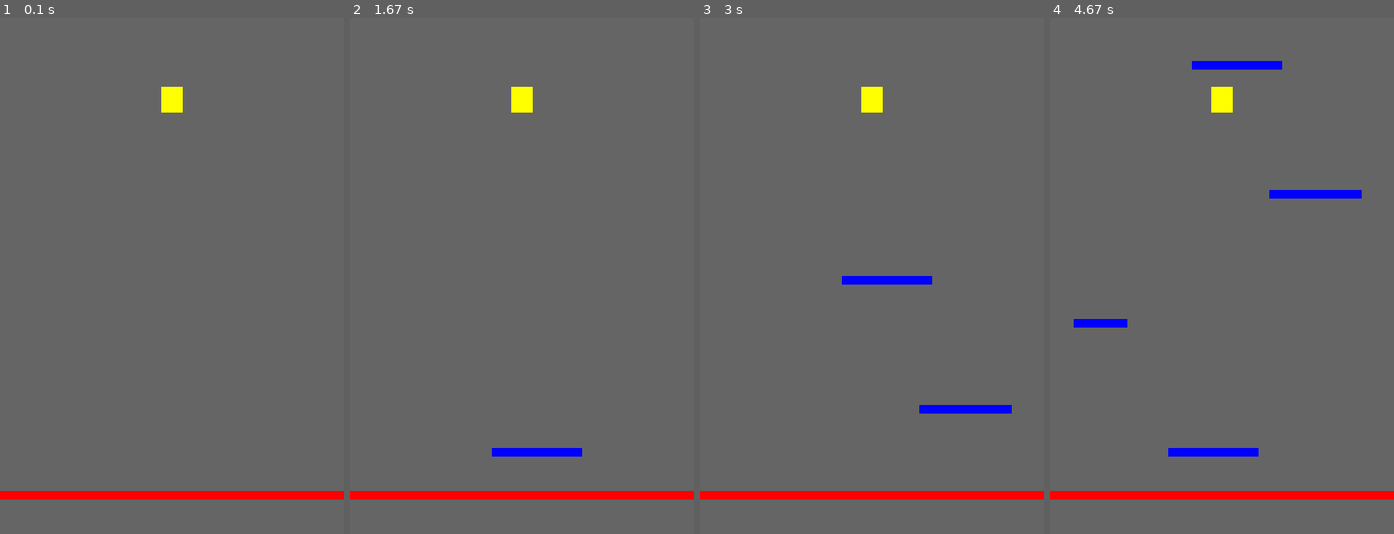
Above: before the commit, frames 1-4 (left to right).
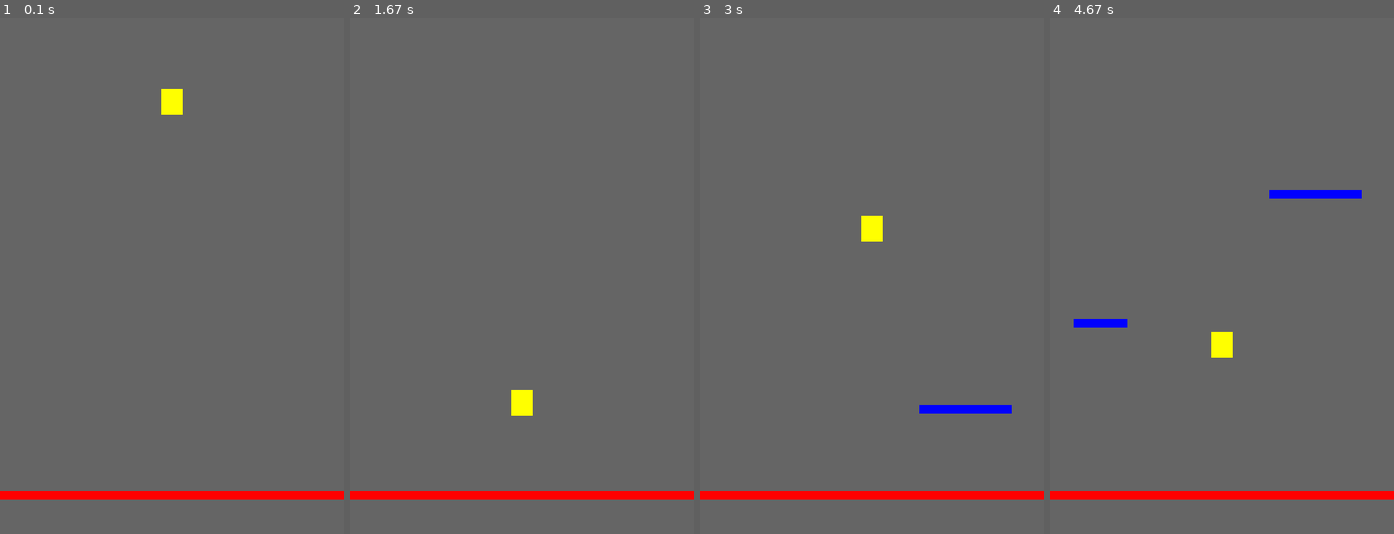
Above: after the commit, the same moments.

Repository: alexandreszybiak/pygame-house
Game: pygame game, started from main.py
Same seed, same stepped clock (60 frames per second), same inputs: the game is played once before the commit and once after it.
Inputs:
- Up to frame 1 (0.1 s): no input
- Up to frame 2 (1.67 s): no input
- Up to frame 3 (3 s): no input
- Up to frame 4 (4.67 s): no input

The runs differ from the first frame. In frame 1, less than 0.1% of the frame differs, in the area x 46-54%, y 13-19%; in frame 2, 1.1%; in frame 3, 1.1%; in frame 4, 1.5%, in the area x 34-68%, y 8-85%.

Commit message:
Added basic bounce

Diff:
--- a/main.py
+++ b/main.py
@@ -29,16 +29,15 @@
 
 class Player:
     def __init__(self):
-        self._x = viewport.get_width()/2-5
-        self._y = 32
         self._width = 10
         self._height = 12
         self._velocity_y = 0
         self._y_remainder = 0
+        self.rect = pygame.Rect(viewport.get_width()/2-5, 32, 10, 12)
     def update(self):
-        #self._velocity_y += 0.09
+        self._velocity_y += 0.04
         #self._velocity_y
-        self._y += self._velocity_y
+        #self._y += self._velocity_y
         self.move_y(self._velocity_y)
     def move_y(self, amount):
         self._y_remainder += amount
@@ -47,10 +46,17 @@
             return
         self._y_remainder -= _move
         _sign = copysign(1, _move)
-        while _move > 0:
-            self._y += _sign
+        while _move != 0:
+            p = self.rect.move(0,_sign).collidelist(platforms)
+            if p == -1:
+                self.rect.move_ip(0, _sign)
+                _move -= _sign
+            else:
+                self._velocity_y = -3
+                platforms.pop(p)
+                break
     def draw(self):
-        pygame.draw.rect(viewport, 'yellow',(self._x, self._y, self._width, self._height))
+        pygame.draw.rect(viewport, 'yellow',self.rect)
 
 # pygame setup
 pygame.init()
